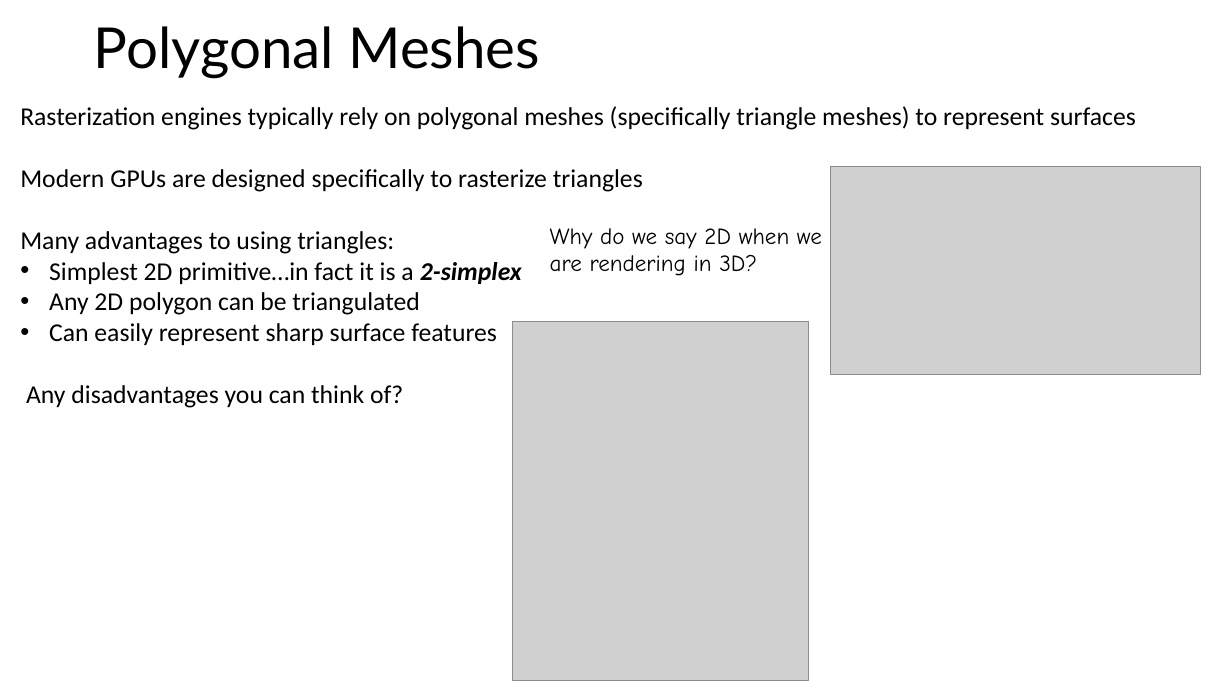
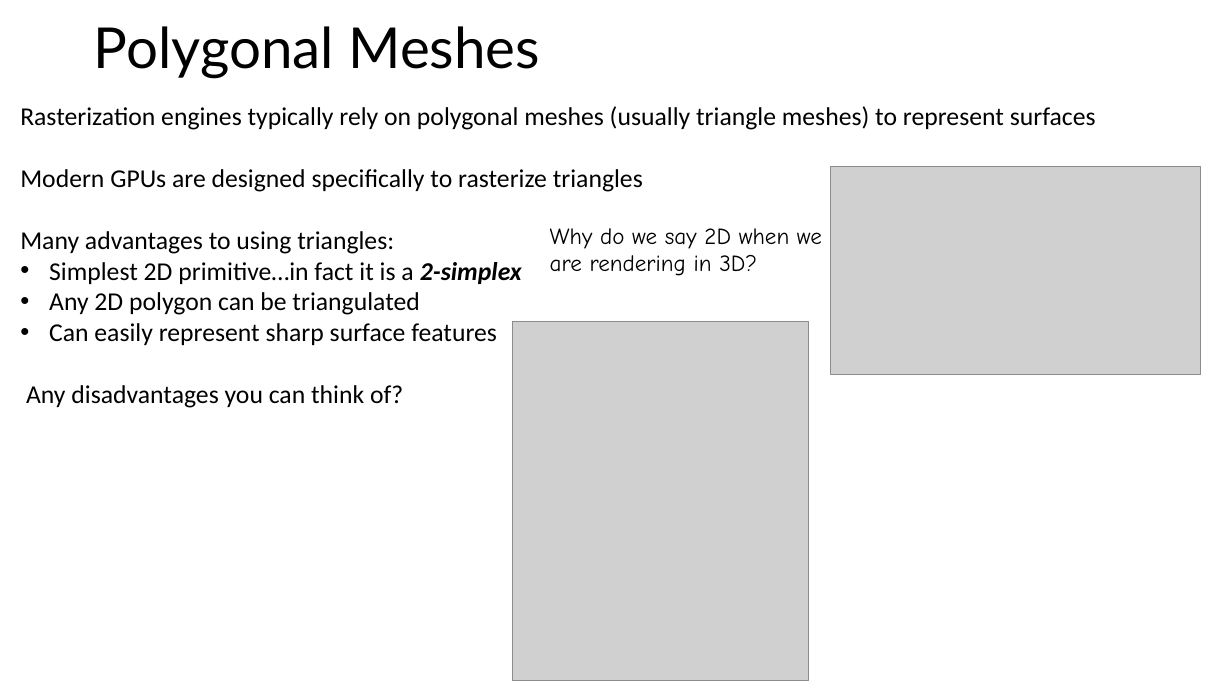
Before and after one commit to illinois-cs418/cs418CourseMaterial, a slide deck: slide 2 of Lectures/CS418-Lecture9-BasicMeshing.pptx. Drawn at 1232x693 pixels with LibreOffice and Linux fonts; fonts in the diff are those of the drawing; grey boxes stand for pictures. Boxes give left, top, right and bottom in pixels: in the first picture for what was removed or moved away, otherwise in the second. Text is boxed around its words. In the diff, an @@ line names an element or a change of style, - is before the commit and + after.

```diff
--- a/Lectures/CS418-Lecture9-BasicMeshing.pptx
+++ b/Lectures/CS418-Lecture9-BasicMeshing.pptx
@@ text at (20, 106, 1096, 130): text changed @@
-Rasterization engines typically rely on polygonal meshes (specifically triangle meshes) to represent surfaces
+Rasterization engines typically rely on polygonal meshes (usually triangle meshes) to represent surfaces
```
Also in this commit, not shown: 2 other slides changed.
